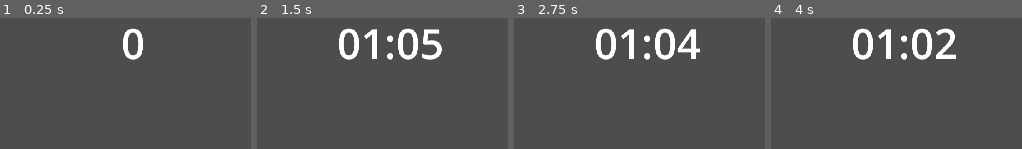
Above: before the commit, frames 1-4 (left to right).
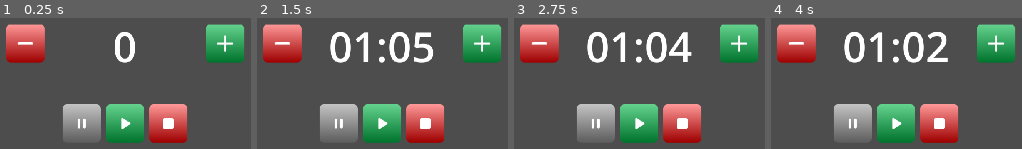
Above: after the commit, the same moments.

Repository: justkuzan/pomodoro-timer
Game: Godot game, scene res://Scenes/All Timers/all_timers_general_scene.tscn
The game is run twice, just before and just after one commit, with the same random seed, the same clock (stepped at 60 frames per second) and the same inputs. Before the commit the project starts from res://Scenes/Work Timer/work_timer_scene.tscn.
Inputs (mouse positions are in pixels of both pictures, inside the frame that each line leads up to):
- Up to frame 1 (0.25 s): no input
- Up to frame 2 (1.5 s): click (282, 42) at 0.52 s; click (482, 42) at 1.27 s
- Up to frame 3 (2.75 s): click (596, 124) at 2.02 s
- Up to frame 4 (4 s): click (939, 124) at 2.77 s; click (896, 124) at 3.52 s

The runs differ from the first frame. In frame 1, 24% of the frame differs, in the area x 2-98%, y 4-96%; in frame 2, 28%; in frame 3, 28%; in frame 4, 28%.

Commit message:
Buttons and scenes
I've laid out the buttons.
Divided the scenes into three parts (for now):
1. work_timer_scene, where we'll handle only the working timer (it will contain a label with a counter and the timer logic for now).
2. timer_controls, where we handle the controls (buttons).
3. all_timers_general_scene, the general scene where we'll put it all together.

This commit is a good starting point. Everything before this is more of a preparation.

Diff:
--- a/Scenes/All Timers/all_timers_general_scene.gd
+++ b/Scenes/All Timers/all_timers_general_scene.gd
@@ -1,11 +1,14 @@
 extends Node2D
 
+@onready var work_timer_scene: Node2D = $work_timer_scene
+@onready var timer_controls: Control = $timer_controls
 
-# Called when the node enters the scene tree for the first time.
-func _ready() -> void:
-	pass # Replace with function body.
+#var play_button : Button =
 
 
-# Called every frame. 'delta' is the elapsed time since the previous frame.
+func _ready() -> void:
+	pass
+
+
 func _process(delta: float) -> void:
 	pass
--- a/Scenes/All Timers/all_timers_general_scene.tscn
+++ b/Scenes/All Timers/all_timers_general_scene.tscn
@@ -1,6 +1,15 @@
-[gd_scene load_steps=2 format=3 uid="uid://v3cn8qd7goio"]
+[gd_scene load_steps=4 format=3 uid="uid://v3cn8qd7goio"]
 
 [ext_resource type="Script" uid="uid://dnunrcd4blrq1" path="res://Scenes/All Timers/all_timers_general_scene.gd" id="1_teiy2"]
+[ext_resource type="PackedScene" uid="uid://c32tu8ja2dd0m" path="res://Scenes/Work Timer/work_timer_scene.tscn" id="2_bmei0"]
+[ext_resource type="PackedScene" uid="uid://dggwqim5r4htw" path="res://UI/timer_controls.tscn" id="3_bmei0"]
 
-[node name="Node2D" type="Node2D"]
+[node name="all_timers_general_scene" type="Node2D"]
 script = ExtResource("1_teiy2")
+
+[node name="work_timer_scene" parent="." instance=ExtResource("2_bmei0")]
+position = Vector2(960, 145)
+
+[node name="timer_controls" parent="." instance=ExtResource("3_bmei0")]
+offset_left = 960.0
+offset_right = 960.0
--- a/Scenes/Work Timer/work_timer_scene.tscn
+++ b/Scenes/Work Timer/work_timer_scene.tscn
@@ -16,9 +16,10 @@
 anchor_top = 0.5
 anchor_right = 0.5
 anchor_bottom = 0.5
-offset_left = 808.0
-offset_right = 1152.0
-offset_bottom = 274.0
+offset_left = -172.0
+offset_top = -137.0
+offset_right = 172.0
+offset_bottom = 137.0
 grow_horizontal = 2
 grow_vertical = 2
 text = "0"
--- a/UI/timer_controls.tscn
+++ b/UI/timer_controls.tscn
@@ -1,38 +1,81 @@
-[gd_scene load_steps=4 format=3 uid="uid://dggwqim5r4htw"]
+[gd_scene load_steps=7 format=3 uid="uid://dggwqim5r4htw"]
 
 [ext_resource type="Script" uid="uid://dg7rh3d4xlwks" path="res://UI/timer_controls.gd" id="1_5s0ss"]
 [ext_resource type="Texture2D" uid="uid://d4kdjapyxf1lk" path="res://UI/Timer Controls/add.png" id="2_o4kh1"]
 [ext_resource type="Texture2D" uid="uid://1h3anq16walv" path="res://UI/Timer Controls/reduce.png" id="3_o4kh1"]
+[ext_resource type="Texture2D" uid="uid://cs8xoiub3yq4h" path="res://UI/Timer Controls/pause.png" id="4_og1yg"]
+[ext_resource type="Texture2D" uid="uid://c5sy77r11oqys" path="res://UI/Timer Controls/play.png" id="5_t344s"]
+[ext_resource type="Texture2D" uid="uid://dvjlethgq2357" path="res://UI/Timer Controls/stop.png" id="6_t344s"]
 
 [node name="timer_controls" type="Control"]
 layout_mode = 3
-anchors_preset = 15
-anchor_right = 1.0
-anchor_bottom = 1.0
+anchors_preset = 5
+anchor_left = 0.5
+anchor_right = 0.5
 grow_horizontal = 2
-grow_vertical = 2
 script = ExtResource("1_5s0ss")
 
-[node name="VBoxContainer" type="VBoxContainer" parent="."]
+[node name="add_reduce_V" type="VBoxContainer" parent="."]
 layout_mode = 1
 anchors_preset = 10
 anchor_right = 1.0
 offset_top = 88.0
 offset_bottom = 188.0
 grow_horizontal = 2
+theme_override_constants/separation = 32
 
-[node name="HBoxContainer" type="HBoxContainer" parent="VBoxContainer"]
+[node name="add_reduce_H" type="HBoxContainer" parent="add_reduce_V"]
 layout_mode = 2
 size_flags_horizontal = 4
 theme_override_constants/separation = 379
 
-[node name="reduce_minutes" type="TextureButton" parent="VBoxContainer/HBoxContainer"]
+[node name="reduce_minutes" type="TextureButton" parent="add_reduce_V/add_reduce_H"]
 layout_mode = 2
 texture_normal = ExtResource("3_o4kh1")
 
-[node name="add_minutes" type="TextureButton" parent="VBoxContainer/HBoxContainer"]
+[node name="add_minutes" type="TextureButton" parent="add_reduce_V/add_reduce_H"]
 layout_mode = 2
 texture_normal = ExtResource("2_o4kh1")
 
-[connection signal="pressed" from="VBoxContainer/HBoxContainer/reduce_minutes" to="." method="_on_reduce_minutes_pressed"]
-[connection signal="pressed" from="VBoxContainer/HBoxContainer/add_minutes" to="." method="_on_add_minutes_pressed"]
+[node name="play_pause_stop_V" type="VBoxContainer" parent="."]
+layout_mode = 1
+anchors_preset = 14
+anchor_top = 0.5
+anchor_right = 1.0
+anchor_bottom = 0.5
+offset_left = -154.0
+offset_top = 280.0
+offset_right = 154.0
+offset_bottom = 380.0
+grow_horizontal = 2
+grow_vertical = 2
+
+[node name="play_pause_stop_H" type="HBoxContainer" parent="play_pause_stop_V"]
+layout_mode = 2
+size_flags_horizontal = 4
+
+[node name="play_pause" type="HBoxContainer" parent="play_pause_stop_V/play_pause_stop_H"]
+layout_mode = 2
+size_flags_horizontal = 4
+
+[node name="pause" type="TextureButton" parent="play_pause_stop_V/play_pause_stop_H/play_pause"]
+layout_mode = 2
+texture_normal = ExtResource("4_og1yg")
+
+[node name="play" type="TextureButton" parent="play_pause_stop_V/play_pause_stop_H/play_pause"]
+layout_mode = 2
+texture_normal = ExtResource("5_t344s")
+
+[node name="stop" type="HBoxContainer" parent="play_pause_stop_V/play_pause_stop_H"]
+layout_mode = 2
+size_flags_horizontal = 4
+
+[node name="stop" type="TextureButton" parent="play_pause_stop_V/play_pause_stop_H/stop"]
+layout_mode = 2
+texture_normal = ExtResource("6_t344s")
+
+[connection signal="pressed" from="add_reduce_V/add_reduce_H/reduce_minutes" to="." method="_on_reduce_minutes_pressed"]
+[connection signal="pressed" from="add_reduce_V/add_reduce_H/add_minutes" to="." method="_on_add_minutes_pressed"]
+[connection signal="pressed" from="play_pause_stop_V/play_pause_stop_H/play_pause/pause" to="." method="_on_add_minutes_pressed"]
+[connection signal="pressed" from="play_pause_stop_V/play_pause_stop_H/play_pause/play" to="." method="_on_reduce_minutes_pressed"]
+[connection signal="pressed" from="play_pause_stop_V/play_pause_stop_H/stop/stop" to="." method="_on_add_minutes_pressed"]
--- a/icon.svg
+++ /dev/null
@@ -1 +0,0 @@
-<svg xmlns="http://www.w3.org/2000/svg" width="128" height="128"><rect width="124" height="124" x="2" y="2" fill="#363d52" stroke="#212532" stroke-width="4" rx="14"/><g fill="#fff" transform="translate(12.322 12.322)scale(.101)"><path d="M105 673v33q407 354 814 0v-33z"/><path fill="#478cbf" d="m105 673 152 14q12 1 15 14l4 67 132 10 8-61q2-11 15-15h162q13 4 15 15l8 61 132-10 4-67q3-13 15-14l152-14V427q30-39 56-81-35-59-83-108-43 20-82 47-40-37-88-64 7-51 8-102-59-28-123-42-26 43-46 89-49-7-98 0-20-46-46-89-64 14-123 42 1 51 8 102-48 27-88 64-39-27-82-47-48 49-83 108 26 42 56 81zm0 33v39c0 276 813 276 814 0v-39l-134 12-5 69q-2 10-14 13l-162 11q-12 0-16-11l-10-65H446l-10 65q-4 11-16 11l-162-11q-12-3-14-13l-5-69z"/><path d="M483 600c0 34 58 34 58 0v-86c0-34-58-34-58 0z"/><circle cx="725" cy="526" r="90"/><circle cx="299" cy="526" r="90"/></g><g fill="#414042" transform="translate(12.322 12.322)scale(.101)"><circle cx="307" cy="532" r="60"/><circle cx="717" cy="532" r="60"/></g></svg>
--- a/project.godot
+++ b/project.godot
@@ -11,9 +11,9 @@
 [application]
 
 config/name="PomodoroTimer"
-run/main_scene="uid://c32tu8ja2dd0m"
+run/main_scene="uid://v3cn8qd7goio"
 config/features=PackedStringArray("4.5", "GL Compatibility")
-config/icon="res://icon.svg"
+config/icon="uid://cj2wkbeiptohj"
 
 [debug]
 
Binary file changed: UI/Timer Controls/play.png
Binary file added: UI/Timer Controls/stop.png
Not shown, changed: UI/Timer Controls/stop.png.import
Binary file added: icon.png
Not shown, added: icon.png.import
